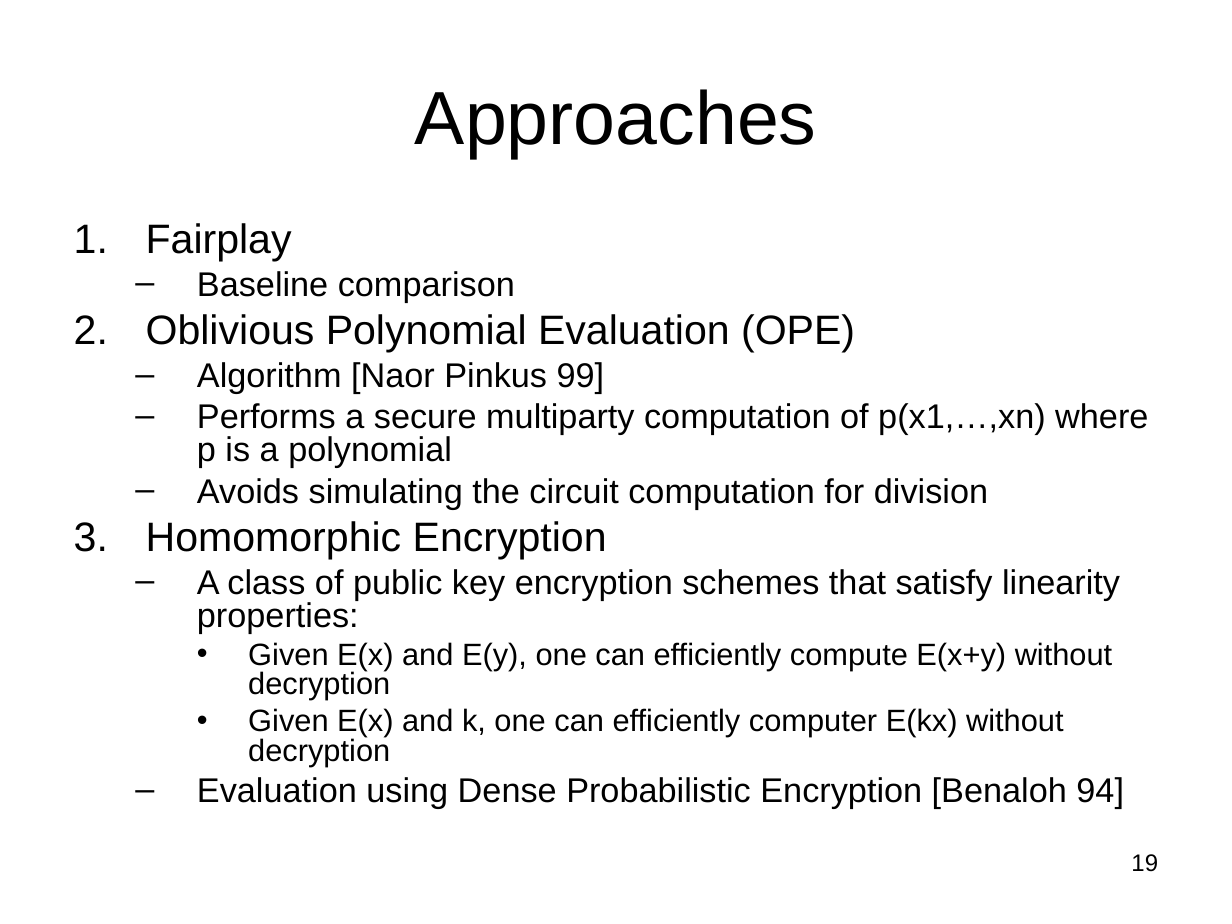
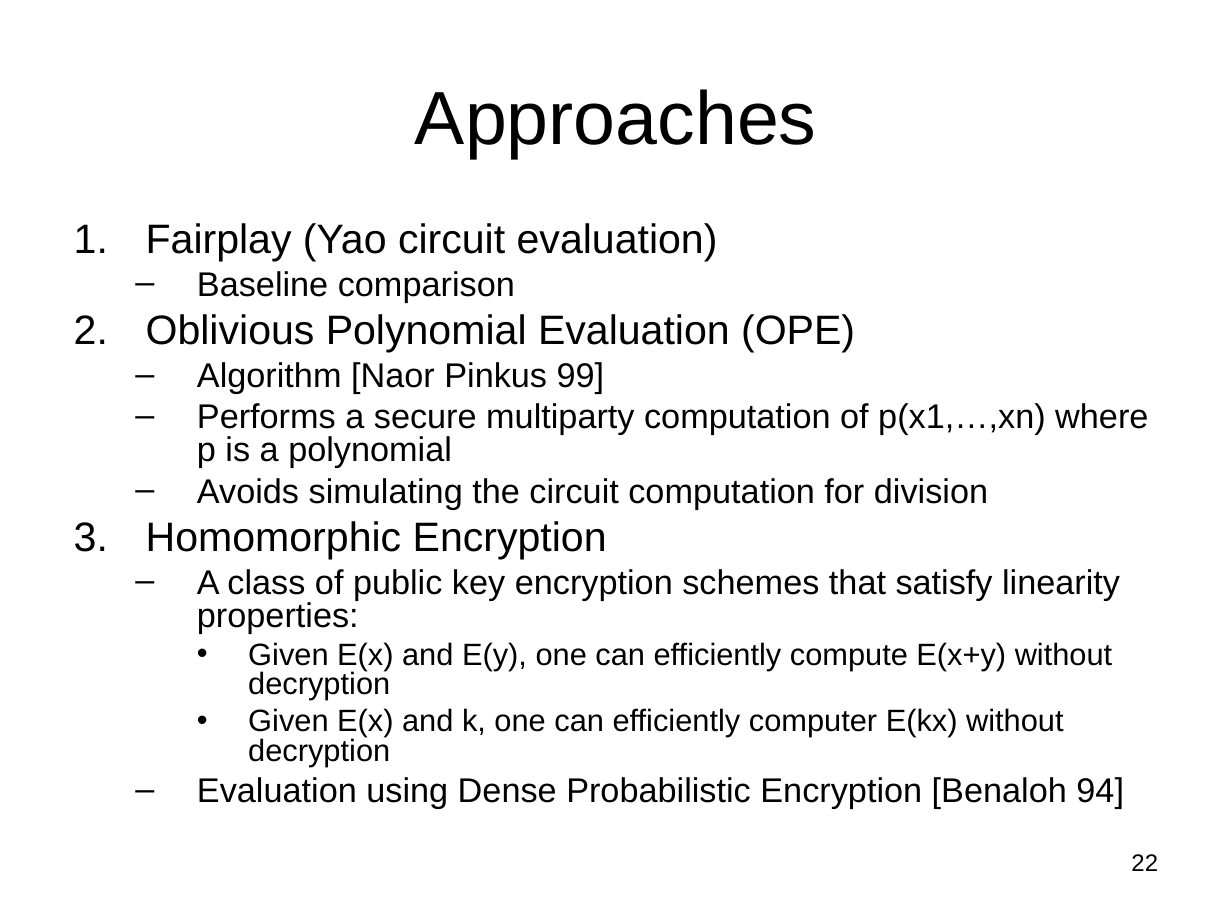
Before and after one commit to lpkruger/sfe-tools, a slide deck: slide 22 of prelim/Prelim-talk.ppt (slide 19 before the commit). Drawn at 1232x924 pixels with LibreOffice and Linux fonts; fonts in the diff are those of the drawing. Boxes give left, top, right and bottom in pixels: in the first picture for what was removed or moved away, otherwise in the second. Text is boxed around its words. In the diff, an @@ line names an element or a change of style, - is before the commit and + after.

```diff
--- a/prelim/Prelim-talk.ppt
+++ b/prelim/Prelim-talk.ppt
@@ text at box(146, 223, 718, 261): text changed @@
-1. Fairplay
+1. Fairplay (Yao circuit evaluation)
@@ page number at box(1131, 854, 1158, 871): text changed @@
-19
+22
```
Also in this commit, not shown: 19 other slides changed, 7 slides added, 1 slide removed, 1 other file.
